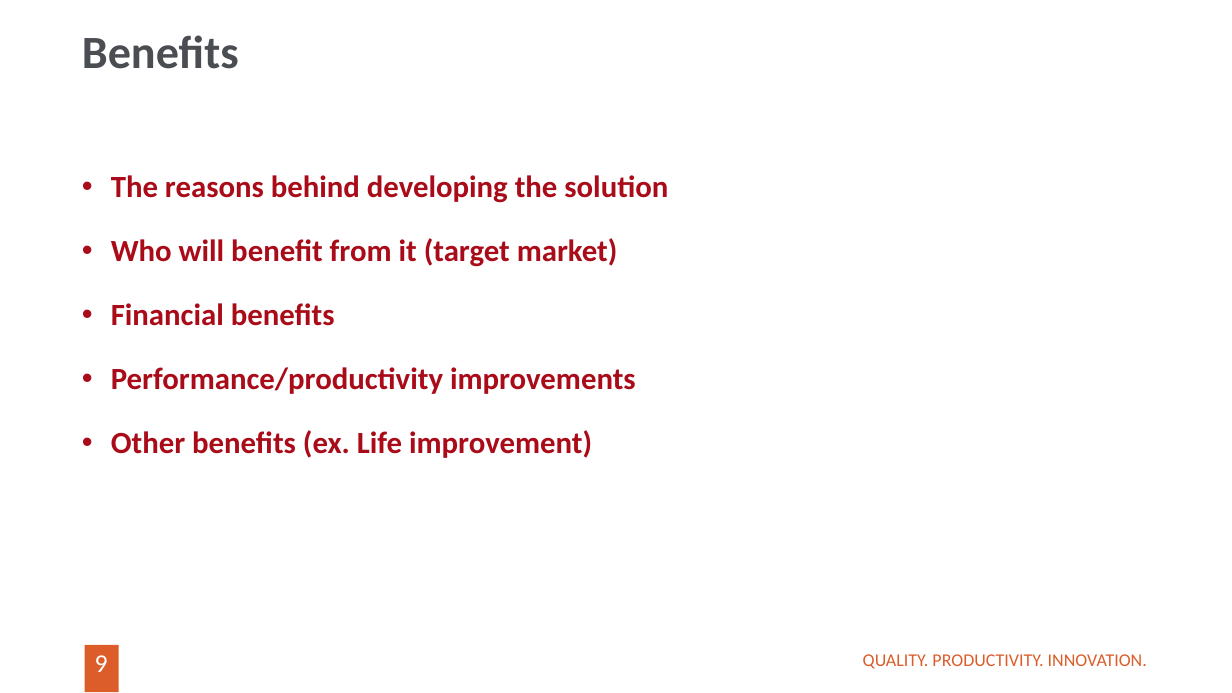
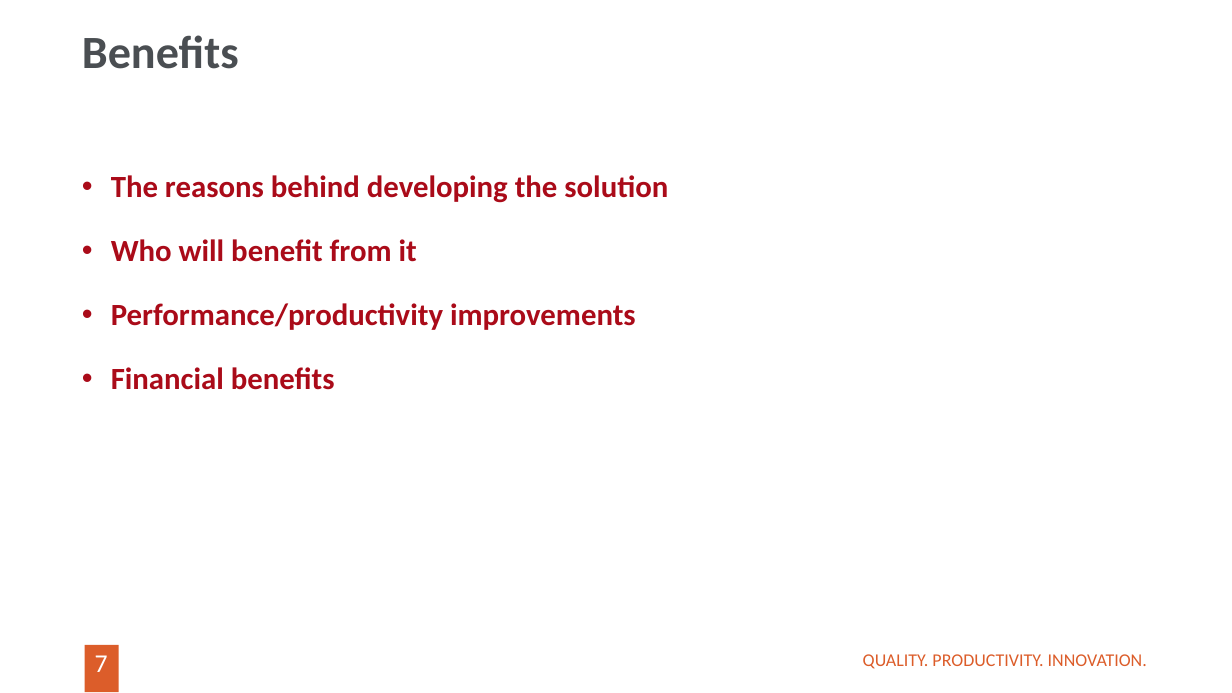
Before and after one commit to kvatrom/tarapana, a slide deck: slide 7 of Tarapana/presentation/Endava Social Analyzer V2.0.pptx (slide 9 before the commit). Drawn at 1232x693 pixels with LibreOffice and Linux fonts; fonts in the diff are those of the drawing; background and template pictures are left out. Boxes give left, top, right and bottom in pixels: in the first picture for what was removed or moved away, otherwise in the second. Text is boxed around its words. In the diff, an @@ line names an element or a change of style, - is before the commit and + after.

```diff
--- a/Tarapana/presentation/Endava Social Analyzer V2.0.pptx
+++ b/Tarapana/presentation/Endava Social Analyzer V2.0.pptx
@@ text at (111,239,636,330): text changed @@
-• Who will benefit from it (target market)
+• Who will benefit from it
+• Performance/productivity improvements
@@ text at (111,367,636,458): paragraphs removed @@
-• Performance/productivity improvements
-• Other benefits (ex. Life improvement)
@@ page number at (95,655,108,672): text changed @@
-9
+7
```
Also in this commit, not shown: 5 other slides changed.
